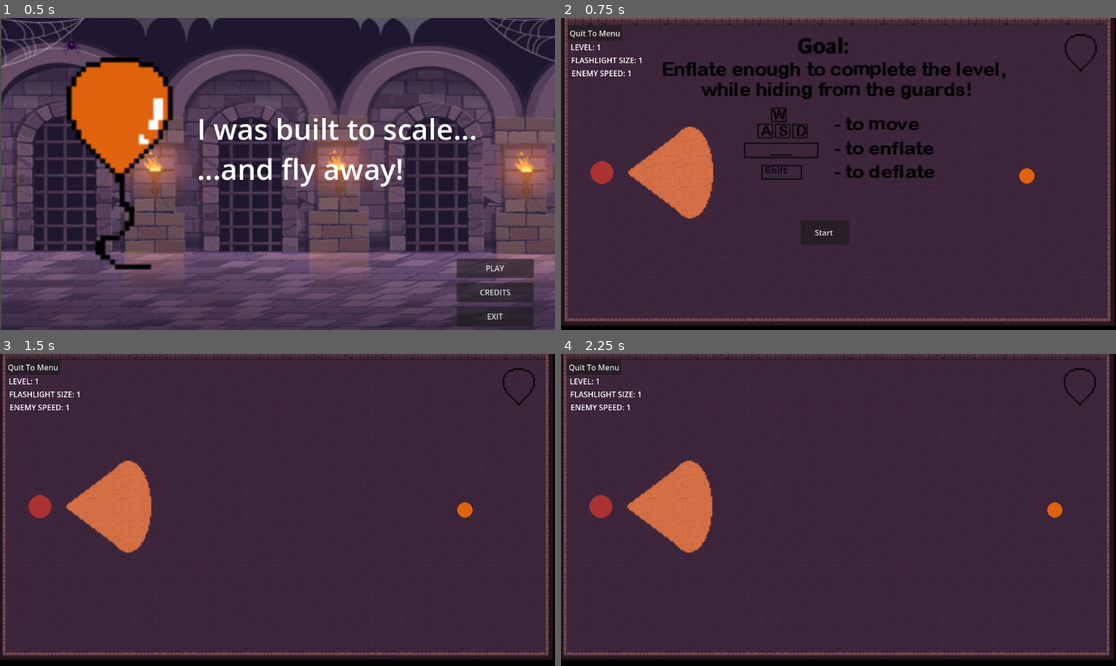
Above: before the commit, frames 1-4 (two rows, left to right).
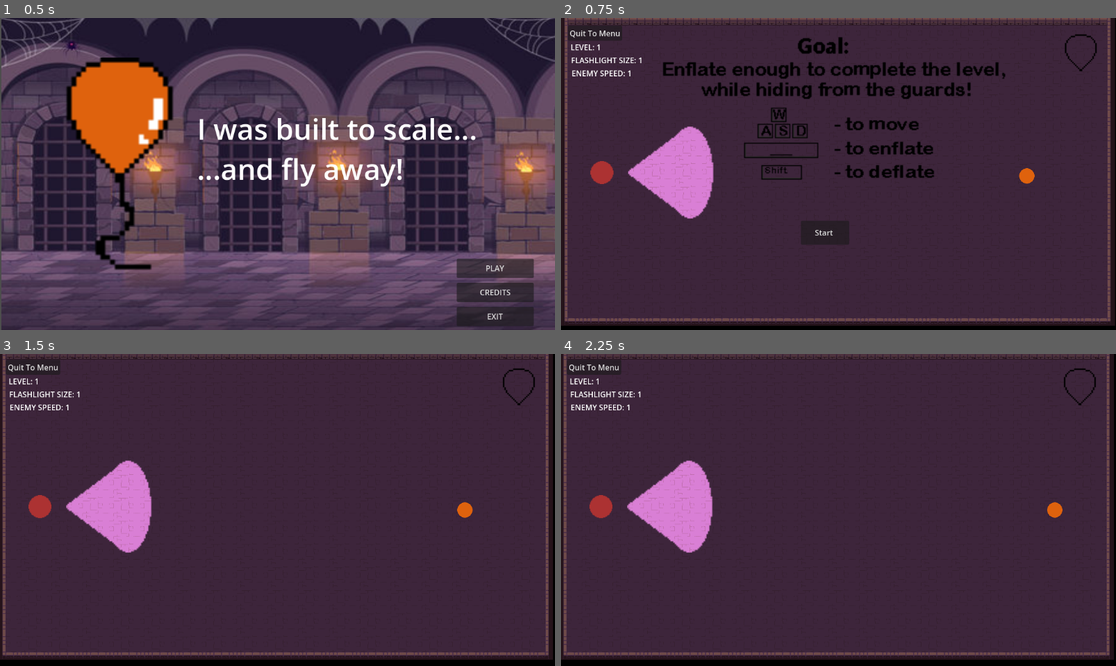
Above: after the commit, the same moments.

Repository: robliv/gamejam2024
Game: Godot game, scene res://scenes/game_manager.tscn
Two runs of this game, one before a commit and one after it. Both use one fixed random seed, a clock stepped at 60 frames per second and the inputs below.
Inputs:
- Up to frame 1 (0.5 s): no input
- Up to frame 2 (0.75 s): click "PLAY" at 0.5 s
- Up to frame 3 (1.5 s): click "Start" at 1.25 s
- Up to frame 4 (2.25 s): tap Enter (ui_accept) at 2 s; hold D (move_right) from 2.03 s (still down); tap Shift (ui_shift) at 2.1 s

Frame 1 is identical in both runs. In frame 2, 2.8% of the frame differs, in the area x 12-28%, y 34-65%; in frame 3, 2.8%; in frame 4, 2.8%.

Commit message:
dash pushes you in random direction(like a ballon) + ballon deflate makes ballon smaller

Diff:
--- a/project/scenes/guard.tscn
+++ b/project/scenes/guard.tscn
@@ -13,7 +13,6 @@
 script = ExtResource("1_vvxp0")
 
 [node name="PointLight2D" type="PointLight2D" parent="CharacterBody2D"]
-color = Color(0.977071, 0.826705, 0.0733063, 1)
 energy = 4.93
 shadow_enabled = true
 texture = ExtResource("1_om4lh")
--- a/project/scenes/player.gd
+++ b/project/scenes/player.gd
@@ -1,7 +1,7 @@
 extends CharacterBody2D
 
 const SPEED = 300.0
-const DASH_SPEED = 600.0  # Dash speed is higher than normal speed
+const DASH_SPEED = 900.0  # Dash speed is higher than normal speed
 const DASH_DURATION = 0.2
 const SCALE_FACTOR = 1.2 # Adjust this factor to scale the character up or down.
 const MAX_SIZE = 5
@@ -9,6 +9,7 @@
 var current_size = 1
 var is_dashing = false
 var dash_time_left = 0.0
+var dash_direction = Vector2.ZERO
 
 var enflate: AudioStreamPlayer2D
 var deflate: AudioStreamPlayer2D
@@ -32,11 +33,14 @@
 	)
 
 	# Handle dash
-	if Input.is_action_just_pressed("ui_shift") && Globals.current_ballon_size > 0:  # Replace "ui_shift" with your dash key
+	# Handle dash
+	if Input.is_action_just_pressed("ui_shift") and Globals.current_ballon_size > 0:  # Replace "ui_shift" with your dash key
 		is_dashing = true
+		self.scale /= SCALE_FACTOR
 		Globals.current_ballon_size -= 1
 		current_size -= 1
 		dash_time_left = DASH_DURATION
+		dash_direction = Vector2(randf_range(-1.0, 1.0), randf_range(-1.0, 1.0)).normalized()  # Generate a random direction
 		deflate.play()
 
 	if is_dashing:
@@ -45,13 +49,13 @@
 			is_dashing = false
 
 	# Set the velocity based on the current dash state
-	if direction != Vector2.ZERO:
-		if is_dashing:
-			velocity = direction.normalized() * DASH_SPEED
+	if is_dashing:
+		velocity = dash_direction * DASH_SPEED
+	else:
+		if direction != Vector2.ZERO:
+			velocity = direction.normalized() * SPEED
 		else:
-			velocity = direction.normalized() * SPEED
-	else:
-		velocity = Vector2.ZERO
+			velocity = Vector2.ZERO
 
 	# Move the character.
 	move_and_slide()
